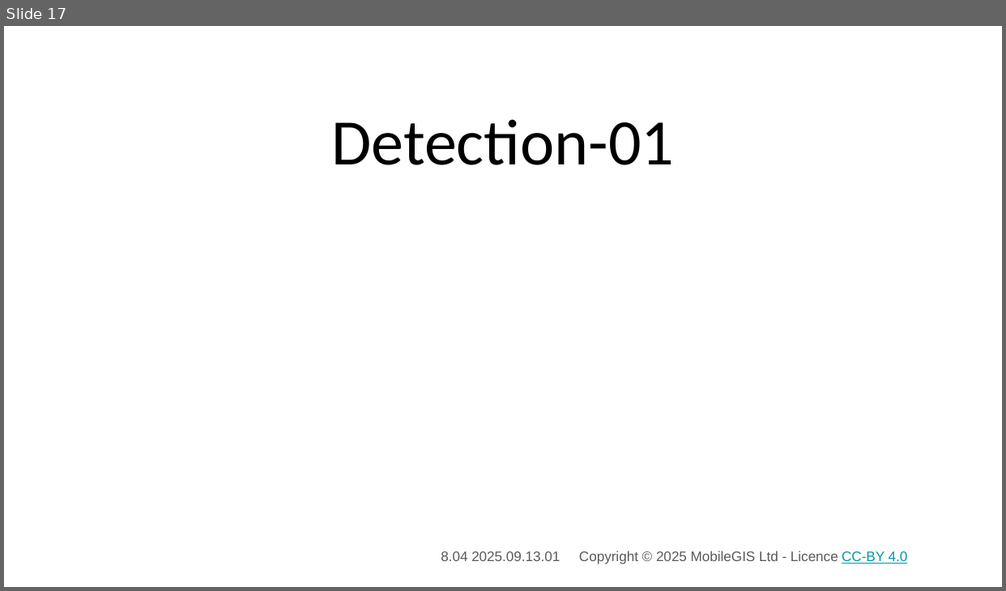
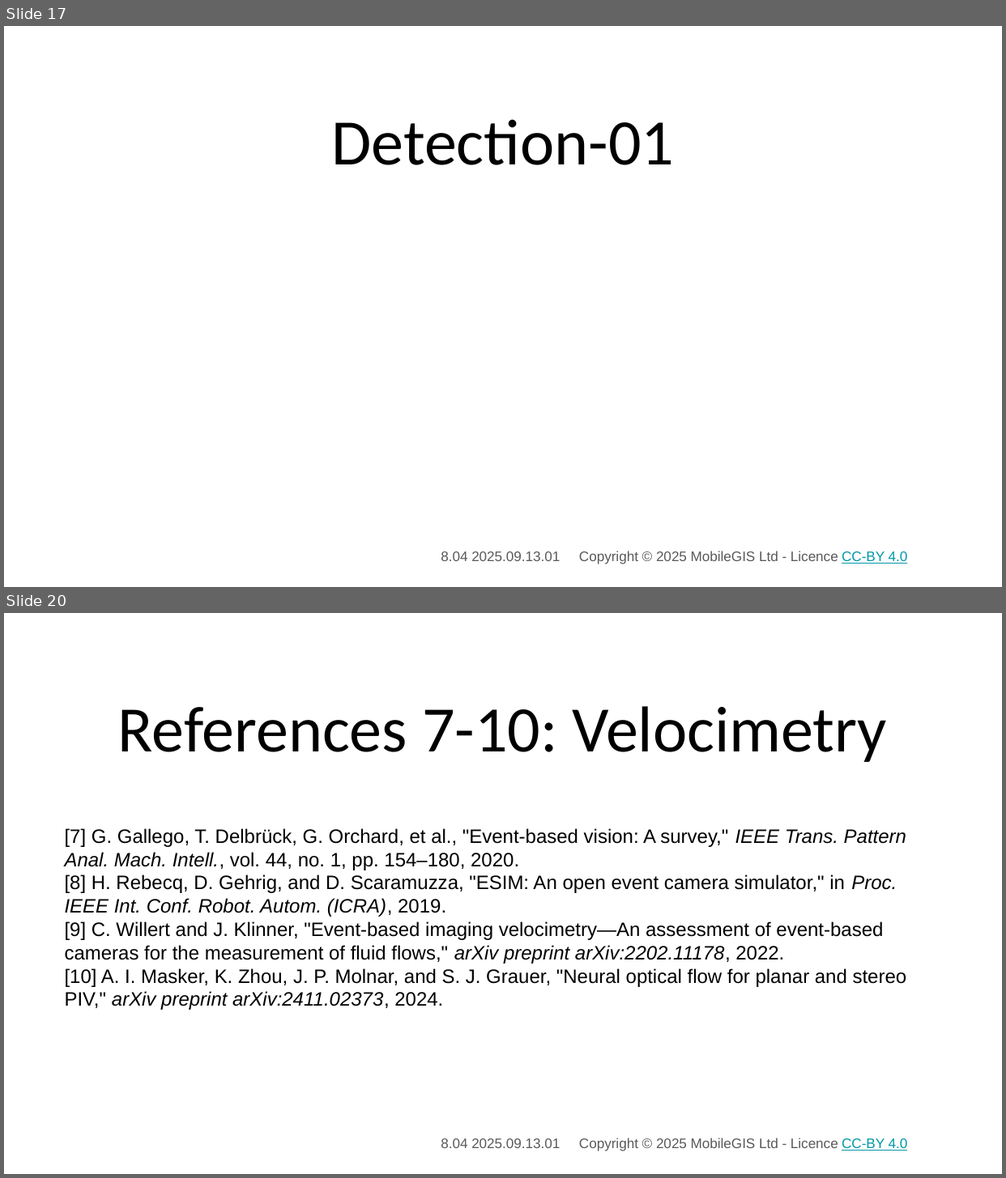
Before and after one commit to 3DXScape/PoseBits, a slide deck: Slides/Pose Detection/Pose_Detection_01.pptx. Shown one above the other, each under a label of ours: slide 17 before the commit, slides 17 and 20 after it; the slides between them are not shown. The pictures are 1006x591 and 1006x1178 pixels, drawn with LibreOffice and Linux fonts; fonts in the diff are those of the drawing; background and template pictures are left out. Boxes give left, top, right and bottom in pixels: in the first picture for what was removed or moved away, otherwise in the second. Text is boxed around its words. In the diff, an @@ line names an element or a change of style, - is before the commit and + after.

```diff
--- a/Slides/Pose Detection/Pose_Detection_01.pptx
+++ b/Slides/Pose Detection/Pose_Detection_01.pptx
@@ slide 20 added at <box>4,613,1002,1174</box>, background #FFFFFF; not listed: 1 template element that a slide beside it also shows @@
@@ title added at <box>118,706,887,762</box>, 46.8 pt, text #000000 @@
+References 7-10: Velocimetry
@@ text added at <box>65,828,907,1010</box>, 14 pt, text #000000 @@
+[7] G. Gallego, T. Delbrück, G. Orchard, et al., "Event-based vision: A survey," IEEE Trans. Pattern Anal. Mach. Intell., vol. 44, no. 1, pp. 154–180, 2020.
+[8] H. Rebecq, D. Gehrig, and D. Scaramuzza, "ESIM: An open event camera simulator," in Proc. IEEE Int. Conf. Robot. Autom. (ICRA), 2019.
+[9] C. Willert and J. Klinner, "Event-based imaging velocimetry—An assessment of event-based cameras for the measurement of fluid flows," arXiv preprint arXiv:2202.11178, 2022.
+[10] A. I. Masker, K. Zhou, J. P. Molnar, and S. J. Grauer, "Neural optical flow for planar and stereo PIV," arXiv preprint arXiv:2411.02373, 2024.
```
Also in this commit, not shown: 2 slides changed, 1 other slide added, 2 other files.
